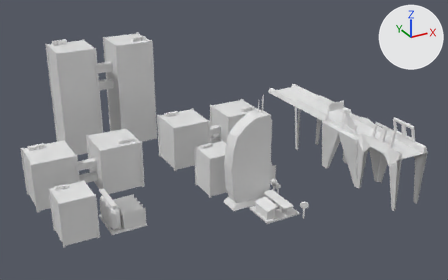
One commit to the Blender file assets/models/express.blend: the scene before it, then after it.
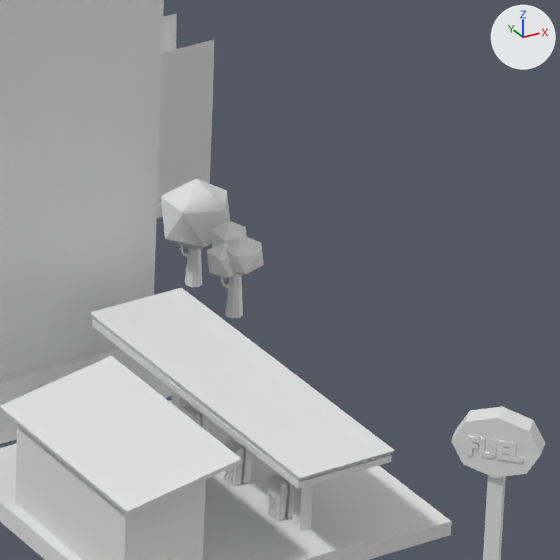
Each version is shown whole from a 50 mm lens placed at (-148.5, -166.8, 89.9), pointed at (-45.7, 19.9, -3.4), then close up on the part from 57% to 69% of the width and 57% to 77% of the height. The lights are fixed; the arrows at upper right show +X, +Y and +Z.

Before the edit, the objects in view are built like this:
```python
me_circle_001 = bpy.data.meshes.new('Circle.001')
me_circle_001.from_pydata(...)  # 60 vertices, 52 faces; spans x -1.34..1.34, y -1.27..1.27, z -20.0..-15.62
me_cube_003 = bpy.data.meshes.new('Cube.003')
me_cube_003.from_pydata(...)  # 128 vertices, 116 faces; spans x -8.7..8.4, y -3.8..3.8, z -20.0..19.6
me_cube_003.materials.append(mat_material_003)  # white #e7e7e7
me_icosphere = bpy.data.meshes.new('Icosphere')
me_icosphere.from_pydata(...)  # 128 vertices, 136 faces; spans x -1.17..1.09, y -1.1..1.08, z -20.0..-16.3
ob_3_skyscraper_003 = bpy.data.objects.new('3_skyscraper.003', me_cube_003)
ob_3_skyscraper_003.parent = ob_props
ob_3_skyscraper_003.location = (-46.0, 1.0, 0.0)
ob_5_tree_001 = bpy.data.objects.new('5_tree.001', me_circle_001)
ob_5_tree_001.parent = ob_props
ob_5_tree_001.location = (-33.29, 4.068, 0.0)
ob_5_tree_003 = bpy.data.objects.new('5_tree.003', me_icosphere)
ob_5_tree_003.parent = ob_props
ob_5_tree_003.location = (-33.31, 1.31, 0.0)
# also in view: '4_factory' at (-34.9, 16.9, -15.5); '2_gas_station' at (-41.7, -11.6, -16.8)
```
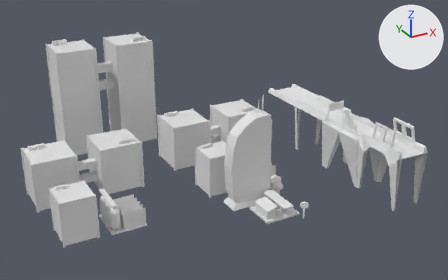
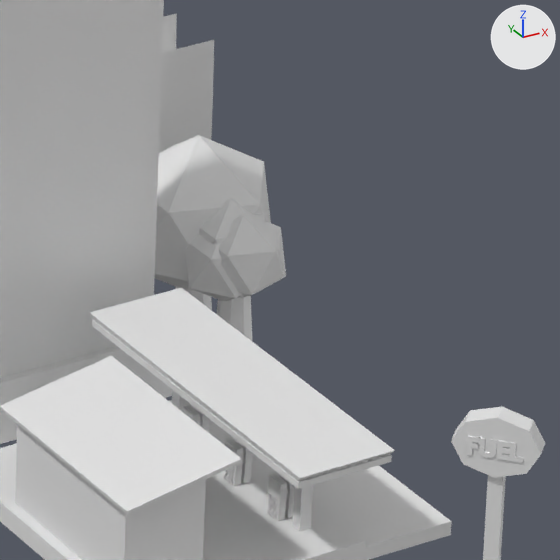
What differs and where, as boxes [x1, y1, x2, y2] in the close-ups (560 x 560 px; the box of a moved part takes in the faces that stretch with it):
'5_tree.001', reshaped
    before: [160, 179, 230, 287]
    after: [155, 135, 271, 310]
'5_tree.003', reshaped (76% wider, 47% taller)
    before: [207, 221, 264, 318]
    after: [185, 198, 286, 341]
part 1 of me_icosphere, moved or reshaped
    before: [246, 237, 264, 273]
    after: [260, 221, 286, 291]
part 2 of me_icosphere, moved or reshaped
    before: [207, 244, 237, 279]
    after: [185, 235, 243, 301]
part 3 of me_icosphere, moved or reshaped
    before: [211, 221, 247, 247]
    after: [199, 198, 266, 244]
part 4 of me_icosphere, moved or reshaped
    before: [226, 238, 261, 276]
    after: [219, 215, 283, 298]
part 5 of me_icosphere, moved or reshaped
    before: [225, 274, 243, 318]
    after: [216, 296, 252, 341]
part 6 of me_icosphere, moved or reshaped (not visible afterwards)
    before: [220, 277, 231, 290]
part 7 of me_circle_001, moved or reshaped
    before: [185, 248, 202, 287]
    after: [175, 287, 212, 310]
part 8 of me_circle_001, moved or reshaped (not visible afterwards)
    before: [180, 245, 191, 259]
part 9 of me_circle_001, moved or reshaped
    before: [160, 179, 230, 250]
    after: [155, 135, 271, 292]

The change, as a diff of the scene's bpy script:
```diff
--- a/assets/models/express.blend.py
+++ b/assets/models/express.blend.py
@@ me_icosphere @@
 me_icosphere.from_pydata(...)  # 128 vertices, 136 faces; spans x -1.17..1.09, y -1.1..1.08, z -20.0..-16.3
 # used by ob_5_tree_003; parent = ob_props; location = (-33.31, 1.31, 0.0)
+# me_icosphere part 1: the loose piece of 12 vertices spanning x -0.31..1.09, y -0.67..0.67, z -18.42..-16.86 is scaled about its middle by 2.21
+# me_icosphere part 2: the loose piece of 12 vertices spanning x -1.17..0.23, y -0.67..0.67, z -18.4..-16.84 is scaled about its middle by 2.21
+# me_icosphere part 3: the loose piece of 12 vertices spanning x -0.75..0.65, y -0.25..1.08, z -17.87..-16.3 is scaled about its middle by 2.21
+# me_icosphere part 4: the loose piece of 12 vertices spanning x -0.75..0.65, y -1.1..0.24, z -18.17..-16.61 is scaled about its middle by 2.21
+# me_icosphere part 5: the loose piece of 16 vertices spanning x -0.34..0.34, y -0.34..0.34, z -20.0..-18.0 is scaled about its middle by 2.21
+# me_icosphere part 6: the loose piece of 32 vertices spanning x -0.67..-0.06, y -0.09..0.09, z -18.98..-18.1 is scaled about its middle by 2.21, then moved by (0.16, 0.0, -0.04)
@@ me_circle_001 @@
 me_circle_001.from_pydata(...)  # 60 vertices, 52 faces; spans x -1.34..1.34, y -1.27..1.27, z -20.0..-15.62
 # used by ob_5_tree_001; parent = ob_props; location = (-33.29, 4.068, 0.0)
+# me_circle_001 part 7: the loose piece of 16 vertices spanning x -0.34..0.34, y -0.34..0.34, z -20.0..-18.0 is scaled about its middle by 2.21
+# me_circle_001 part 8: the loose piece of 32 vertices spanning x -0.67..-0.06, y -0.09..0.09, z -18.98..-18.1 is scaled about its middle by 2.21, then moved by (0.16, 0.0, -0.04)
+# me_circle_001 part 9: the loose piece of 12 vertices spanning x -1.34..1.34, y -1.27..1.27, z -18.62..-15.62 is scaled about its middle by 2.21
```
